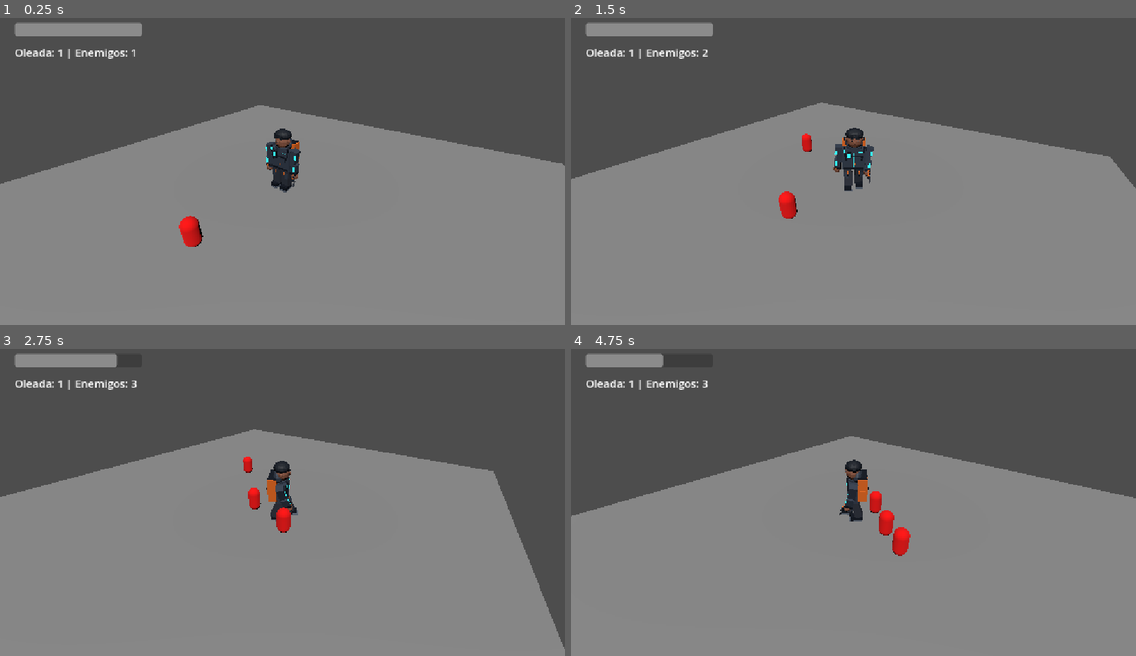
Above: before the commit, frames 1-4 (two rows, left to right).
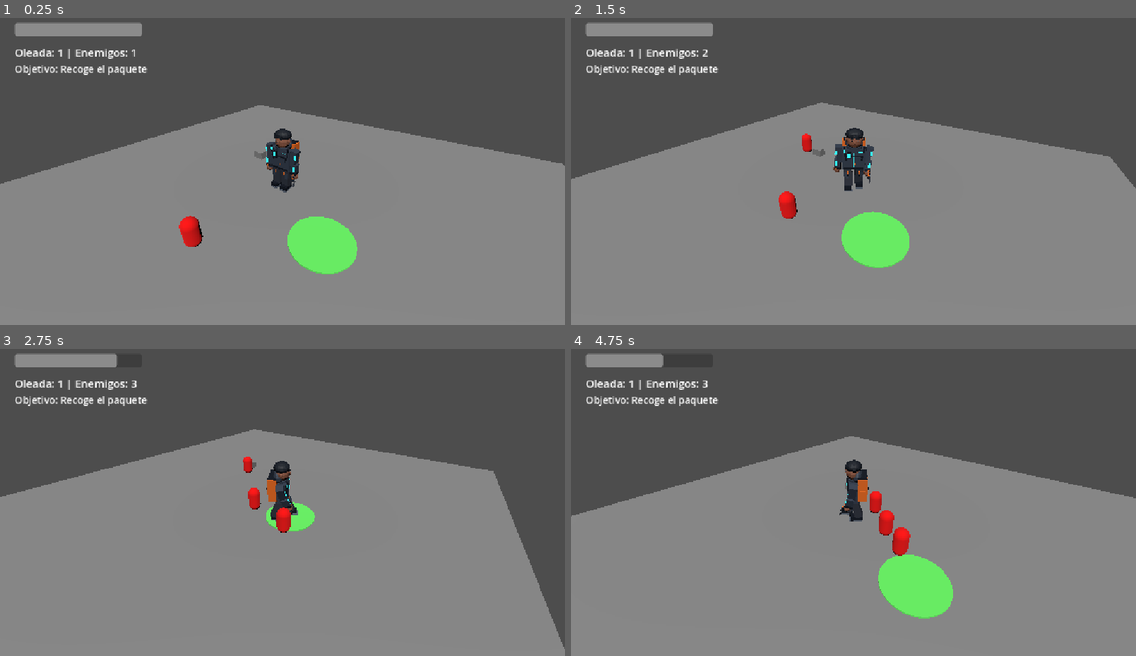
Above: after the commit, the same moments.

Repository: luismedinadl/la-ultima-ruta
Game: Godot game, scene res://scenes/test_level.tscn
Same seed, same stepped clock (60 frames per second), same inputs: the game is played once before the commit and once after it.
Inputs:
- Up to frame 1 (0.25 s): no input
- Up to frame 2 (1.5 s): hold D (move_right) 0.53-1.28 s; tap Space (attack) at 0.6 s; hold S (move_back) from 1.28 s (still down); tap R at 1.35 s
- Up to frame 3 (2.75 s): release S (move_back) at 2.03 s; hold D (move_right) from 2.03 s (still down); tap Space (attack) at 2.1 s
- Up to frame 4 (4.75 s): release D (move_right) at 2.78 s; hold W (move_forward) 2.78-3.53 s; tap R at 2.85, 4.35 s; hold A (move_left) from 3.53 s (still down); tap Space (attack) at 3.6 s

The runs differ from the first frame. In frame 1, 2.2% of the frame differs, in the area x 2-64%, y 15-84%; in frame 2, 2.1%; in frame 3, 0.7%; in frame 4, 2.5%, in the area x 2-68%, y 15-88%.

Commit message:
Objetivo de entrega

Diff:
--- /dev/null
+++ b/scenes/objects/delivery_package.gd
@@ -0,0 +1,14 @@
+extends Area3D
+
+signal collected
+
+
+func _ready() -> void:
+	body_entered.connect(_on_body_entered)
+
+
+func _on_body_entered(body: Node3D) -> void:
+	if body.is_in_group("player"):
+		print("Paquete recogido.")
+		collected.emit()
+		queue_free()
--- /dev/null
+++ b/scenes/objects/delivery_package.tscn
@@ -0,0 +1,18 @@
+[gd_scene format=3 uid="uid://6xsjb6oguoi2"]
+
+[ext_resource type="Script" uid="uid://beb68e7lw7y3e" path="res://scenes/objects/delivery_package.gd" id="1_47jtq"]
+
+[sub_resource type="BoxMesh" id="BoxMesh_6pp72"]
+size = Vector3(1, 0.7, 0.7)
+
+[sub_resource type="BoxShape3D" id="BoxShape3D_6pp72"]
+size = Vector3(1, 0.7, 0.7)
+
+[node name="DeliveryPackage" type="Area3D" unique_id=241478749]
+script = ExtResource("1_47jtq")
+
+[node name="MeshInstance3D" type="MeshInstance3D" parent="." unique_id=1090798130]
+mesh = SubResource("BoxMesh_6pp72")
+
+[node name="CollisionShape3D" type="CollisionShape3D" parent="." unique_id=1129253204]
+shape = SubResource("BoxShape3D_6pp72")
--- /dev/null
+++ b/scenes/objects/delivery_zone.gd
@@ -0,0 +1,12 @@
+extends Area3D
+
+signal player_entered
+
+
+func _ready() -> void:
+	body_entered.connect(_on_body_entered)
+
+
+func _on_body_entered(body: Node3D) -> void:
+	if body.is_in_group("player"):
+		player_entered.emit()
--- /dev/null
+++ b/scenes/objects/delivery_zone.tscn
@@ -0,0 +1,26 @@
+[gd_scene format=3 uid="uid://b2dmskumko1je"]
+
+[ext_resource type="Script" uid="uid://gwimatitkvf3" path="res://scenes/objects/delivery_zone.gd" id="1_qa4pk"]
+
+[sub_resource type="StandardMaterial3D" id="StandardMaterial3D_tyqlt"]
+albedo_color = Color(0.4296667, 1, 0.41000003, 1)
+
+[sub_resource type="CylinderMesh" id="CylinderMesh_6pp72"]
+material = SubResource("StandardMaterial3D_tyqlt")
+top_radius = 2.0
+bottom_radius = 2.0
+height = 0.1
+
+[sub_resource type="CylinderShape3D" id="CylinderShape3D_6pp72"]
+height = 1.0
+radius = 2.0
+
+[node name="DeliveryZone" type="Area3D" unique_id=646250812]
+script = ExtResource("1_qa4pk")
+
+[node name="MeshInstance3D" type="MeshInstance3D" parent="." unique_id=1067634381]
+mesh = SubResource("CylinderMesh_6pp72")
+
+[node name="CollisionShape3D" type="CollisionShape3D" parent="." unique_id=1080788298]
+transform = Transform3D(1, 0, 0, 0, 1, 0, 0, 0, 1, 0, 0.5, 0)
+shape = SubResource("CylinderShape3D_6pp72")
--- a/scenes/test_level.gd
+++ b/scenes/test_level.gd
@@ -8,7 +8,13 @@
 @onready var health_bar: ProgressBar = $HUD/HealthBar
 @onready var game_over_label: Label = $HUD/GameOverLabel
 @onready var wave_label: Label = $HUD/WaveLabel
+@onready var objective_label: Label = $HUD/ObjectiveLabel
 @onready var enemy_spawner = $EnemySpawner
+@onready var delivery_package = $DeliveryPackage
+@onready var delivery_zone = $DeliveryZone
+
+var has_package := false
+var delivery_complete := false
 
 
 func _ready() -> void:
@@ -18,6 +24,11 @@
 	health_bar.max_value = player.max_health
 	health_bar.value = player.health
 	game_over_label.hide()
+
+	delivery_package.connect("collected", _on_package_collected)
+	delivery_zone.connect("player_entered", _on_delivery_zone_entered)
+
+	_update_objective()
 
 
 func _process(delta: float) -> void:
@@ -43,3 +54,25 @@
 			get_tree().reload_current_scene()
 	else:
 		game_over_label.hide()
+
+
+func _on_package_collected() -> void:
+	has_package = true
+	print("Objetivo actualizado: lleva el paquete a la zona verde.")
+	_update_objective()
+
+
+func _on_delivery_zone_entered() -> void:
+	if has_package and not delivery_complete:
+		delivery_complete = true
+		print("Entrega completada.")
+		_update_objective()
+
+
+func _update_objective() -> void:
+	if delivery_complete:
+		objective_label.text = "Objetivo: Entrega completada"
+	elif has_package:
+		objective_label.text = "Objetivo: Lleva el paquete a la zona verde"
+	else:
+		objective_label.text = "Objetivo: Recoge el paquete"
--- a/scenes/test_level.tscn
+++ b/scenes/test_level.tscn
@@ -2,7 +2,9 @@
 
 [ext_resource type="PackedScene" uid="uid://cg5bbw37ru2in" path="res://scenes/characters/nico_player.tscn" id="1_2venv"]
 [ext_resource type="Script" uid="uid://ce1cl1qbvxcpu" path="res://scenes/test_level.gd" id="1_paw1w"]
+[ext_resource type="PackedScene" uid="uid://6xsjb6oguoi2" path="res://scenes/objects/delivery_package.tscn" id="4_tmr53"]
 [ext_resource type="Script" uid="uid://dndyatylcghsy" path="res://scenes/enemy_spawner.gd" id="4_x4b8f"]
+[ext_resource type="PackedScene" uid="uid://b2dmskumko1je" path="res://scenes/objects/delivery_zone.tscn" id="5_tmr53"]
 
 [sub_resource type="BoxShape3D" id="BoxShape3D_6pp72"]
 size = Vector3(40, 0.5, 40)
@@ -61,5 +63,19 @@
 theme_override_font_sizes/font_size = 22
 text = "Oleada: 1 | Enemigos: 0"
 
+[node name="ObjectiveLabel" type="Label" parent="HUD" unique_id=1040130453]
+offset_left = 30.0
+offset_top = 110.0
+offset_right = 480.0
+offset_bottom = 150.0
+theme_override_font_sizes/font_size = 20
+text = "Objetivo: Recoge el paquete"
+
 [node name="EnemySpawner" type="Node3D" parent="." unique_id=1814915950]
 script = ExtResource("4_x4b8f")
+
+[node name="DeliveryPackage" parent="." unique_id=241478749 instance=ExtResource("4_tmr53")]
+transform = Transform3D(1, 0, 0, 0, 1, 0, 0, 0, 1, -5, 0.35, -3)
+
+[node name="DeliveryZone" parent="." unique_id=646250812 instance=ExtResource("5_tmr53")]
+transform = Transform3D(1, 0, 0, 0, 1, 0, 0, 0, 1, 5, 0.05, 3)
